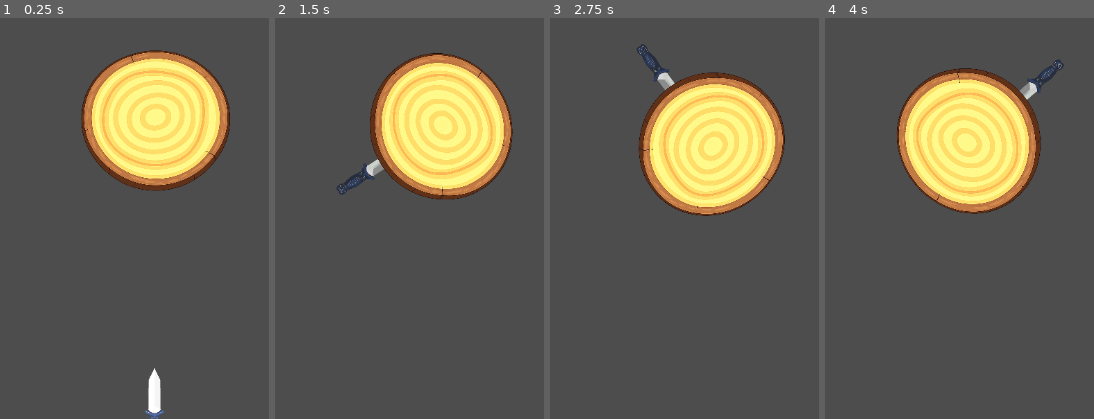
Above: before the commit, frames 1-4 (left to right).
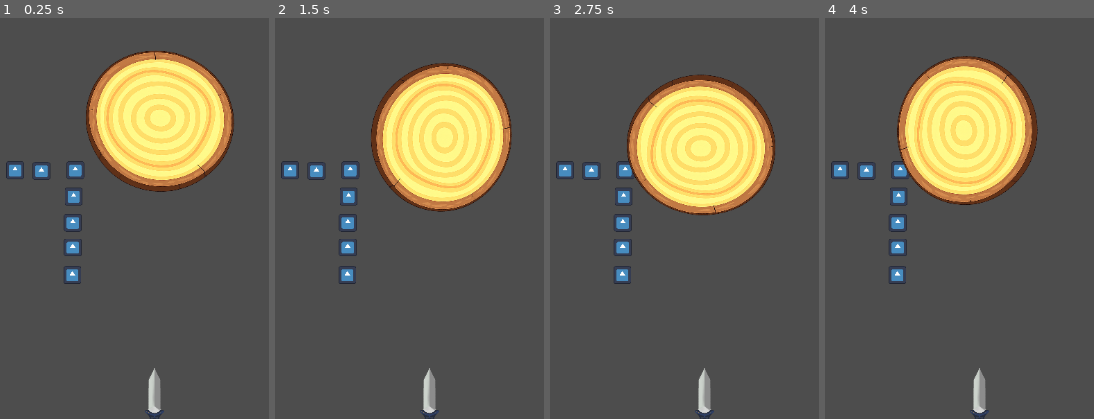
Above: after the commit, the same moments.

Repository: basic-bitch-foundation/Your_Turn
Game: Godot game, scene res://main.tscn
Two runs of this game, one before a commit and one after it. Both use one fixed random seed, a clock stepped at 60 frames per second and the inputs below. The project has no main scene, so this scene is started directly. The engine's default icon, where the game draws it, is replaced by a stand-in: a white triangle on a blue panel in a dark square.
Inputs (mouse positions are in pixels of both pictures, inside the frame that each line leads up to):
- Up to frame 1 (0.25 s): no input
- Up to frame 2 (1.5 s): tap Enter (ui_accept) at 0.5 s; move the mouse to (outside the picture) at 0.52 s; hold Right 0.53-1.28 s; hold Enter (ui_accept) 0.53-1.28 s; click (outside the picture) at 0.67 s; move the mouse to (outside the picture) at 1.27 s; hold Down from 1.28 s (still down); tap Alt at 1.35 s; click (outside the picture) at 1.42 s
- Up to frame 3 (2.75 s): tap Enter (ui_accept) at 1.52, 1.55, 1.82 s; move the mouse to (784, 94) at 2.02 s; release Down at 2.03 s; hold Right from 2.03 s (still down); hold Enter (ui_accept) from 2.03 s (still down); tap Shift at 2.1 s; click (784, 94) at 2.17 s
- Up to frame 4 (4 s): move the mouse to (940, 282) at 2.77 s; release Right at 2.78 s; release Enter (ui_accept) at 2.78 s; hold Up 2.78-3.53 s; tap Enter (ui_accept) at 2.85, 3.02, 3.32 s; click (940, 282) at 2.92 s; move the mouse to (outside the picture) at 3.52 s; hold Left from 3.53 s (still down); hold Enter (ui_accept) from 3.53 s (still down); tap Alt at 3.6 s; click (outside the picture) at 3.67 s

The runs differ from the first frame. In frame 1, 9.9% of the frame differs, in the area x 2-87%, y 7-100%; in frame 2, 13%; in frame 3, 13%, in the area x 2-88%, y 6-100%; in frame 4, 13%.
Error before the commit: Attempt to call function 'darken_next' in base 'null instance' on a null instance. (res://main.gd:32)
Error after the commit: Parse Error: Expected closing ")" after call arguments. (res://knife.gd:178)

Commit message:
Check desc
Knife strike back with real like physics fix
Fixed knife peneration length
Added respawn timer so cannot fire as soon as game starts
Also falsh for strike

Diff:
--- a/knife.gd
+++ b/knife.gd
@@ -3,70 +3,121 @@
 signal stuck
 
 signal hit_other
+signal fired
 
-var  spd =  800.0 * 6 * 2
-var going =  false
+
+var spd = 800.0 * 6 * 2* 1.6
+
+var going = false
 var log_node
+var rad = 210.0
+var ready_to_fire_ref = null
 
-var rad = 210.0
+var bouncing = false
+var vel = Vector2.ZERO
+var spin = 0.0
+
+
+var pull = 300 *3
+var damping = 0.97
+
+
+
+
 
 @onready var body = $body
 
 func _ready():
 	body.area_entered.connect(on_body_hit)
 
-
 	spawn_anim()
 
+
 func spawn_anim():
+	scale = Vector2(1, 0)
 
-	scale = Vector2(1, 0)
 	modulate = Color(2.5, 2.5, 2.5, 1)
+
+
 	var t = create_tween()
 	t.tween_property(self, "scale", Vector2(1, 1), 0.2) \
 
+		.set_trans(Tween.TRANS_EXPO).set_ease(Tween.EASE_OUT)
+
+	t.tween_property(self, "modulate", Color(1, 1, 1, 1), 0.1)
 
 
-		.set_trans(Tween.TRANS_EXPO).set_ease(Tween.EASE_OUT)
-	t.tween_property(self, "modulate", Color(1, 1, 1, 1), 0.1)
-
 func _unhandled_input(ev):
-	if going:
-		return
-
-	if ev.is_action_pressed("ui_accept"): going = true
-	if ev is InputEventMouseButton and ev.pressed: going = true
-	if ev is InputEventScreenTouch and ev.pressed: going = true
-
-func _process(delta):
-
-	if not going:
-		return
-	position.y -= spd * delta
+	if going or bouncing:
 
 
 
-	if overlaps_area(log_node):
-		var to_center = log_node.global_position - global_position
-		var ang = rad_to_deg(to_center.angle())
-		if ang < -45 and ang > -135:
-			stick()
+		return
+	if ready_to_fire_ref != null and not ready_to_fire_ref.call():
+		return
+	var tapped = false
+	if ev.is_action_pressed("ui_accept"): tapped = true
+	if ev is InputEventMouseButton and ev.pressed: tapped = true
+
+	if ev is InputEventScreenTouch and ev.pressed: tapped = true
+	if tapped:
+
+		going = true
+		fired.emit()
+
+func _process(delta):
+	if going:
+		position.y -= spd * delta
+
+
+		if overlaps_area(log_node):
+
+
+			var to_center = log_node.global_position - global_position
+			var ang = rad_to_deg(to_center.angle())
+			if ang < -45 and ang > -135:
+
+
+				stick()
+
+
+		return
+
+	if bouncing:
+		vel.y += pull * delta
+
+
+		vel *= pow(damping, delta)
+
+
+
+		spin *= pow(0.93, delta)
+
+
+
+
+
+		position += vel * delta
+
+
+		rotation += spin * delta
 
 func stick():
 	going = false
-	set_process(false)
 	set_process_unhandled_input(false)
 
 
-
-	var  global_tip = global_position
+	set_process(false)
 
 
+	var gtip = global_position
 	reparent(log_node, true)
+	var loc = log_node.to_local(gtip)
 
 
-	var  loc = log_node.to_local(global_tip)
+
 	position = loc.normalized() * rad
+
 	scale = Vector2(1, 1)
 	z_index = -1
 
@@ -77,57 +128,61 @@
 	if not going:
 		return
 
+	# apple hit — cut it!
+	if area.is_in_group("apple"):
+		area.get_parent().cut(log_node)
+
+		return
 
 
 	if area == log_node or area.get_parent() == log_node:
 		return
+
 	going = false
-	set_process(false)
 	set_process_unhandled_input(false)
 
-	var hit_knife = area.get_parent()
+	var hit = area.get_parent()
+
+	var norm = (global_position - hit.global_position).normalized()
+	var incoming = Vector2(0, -spd)
+	var reflected = incoming - 2.0 * incoming.dot(norm) * norm
+
+	var impact = clamp(abs(incoming.normalized().dot(norm)), 0.0, 1.0)
 
 
+	var bounce_str = lerp(0.08, 0.18, impact)
 
-	var side = sign(global_position.x - hit_knife.global_position.x)
+	vel = reflected * bounce_str
+	if vel.y < 0:
+		vel.y = abs(vel.y) * 0.5
 
-	clash_bounce(side)
+	var side = sign(global_position.x - hit.global_position.x)
+	if side == 0: side = 1
+	vel.x += side * lerp(60.0, 160.0, impact)
 
-func clash_bounce(side):
-	var spin = side
-	var start_rot = rotation
+	spin = -side * lerp(1.5, 4.0, impact)
+	bouncing = true
+
+	if hit.has_method("wobble"):
+
+		hit.wobble()
+
+	await get_tree().create_timer(3.0).timeout
+	if is_instance_valid(self):
+		_finish_bounce()
+
+func wobble():
+	var orig = rotation
+
+	var t = create_tween()
+	t.tween_property(self, "rotation", orig + deg_to_r
+	ad(randf_range(-8, 8)), 0.06) \
+		.set_trans(Tween.TRANS_SINE)
+	t.tween_property(self, "rotation", orig, 0.3) \
+		.set_trans(Tween.TRANS_ELASTIC).set_ease(Tween.EASE_OUT)
 
 
+func _finish_bounce():
 
-	var start_pos = position
-
-	var t = create_tween()
-	t.set_parallel(false)
-
-	# phase 1 — initial hit impact, spin hard in clash dir
-	t.tween_property(self, "rotation", start_rot + deg_to_rad(spin * 8*10), 0.1) \
-		.set_trans(Tween.TRANS_SINE).set_ease(Tween.EASE_OUT)
-	t.parallel().tween_property(self, "position", start_pos + Vector2(spin * 25, 50), 0.1) \
-		.set_trans(Tween.TRANS_SINE).set_ease(Tween.EASE_OUT)
-
-	t.tween_property(self, "rotation", start_rot + deg_to_rad(spin * 280), 0.25) \
-		.set_trans(Tween.TRANS_SINE).set_ease(Tween.EASE_IN)
-	t.parallel().tween_property(self, "position", start_pos + Vector2(spin * 6*10, 180), 0.25) \
-		.set_trans(Tween.TRANS_QUAD).set_ease(Tween.EASE_IN)
-
-
-	t.tween_property(self, "rotation", start_rot + deg_to_rad(spin * 560), 0.3) \
-		.set_trans(Tween.TRANS_QUAD).set_ease(Tween.EASE_IN)
-
-
-	t.parallel().tween_property(self, "position", start_pos + Vector2(spin * 100, 420), 0.3) \
-		.set_trans(Tween.TRANS_QUAD).set_ease(Tween.EASE_IN)
-
-
-	t.tween_property(self, "modulate", Color(1, 1, 1, 0), 0.1)
-
-
-	t.tween_callback(func():
-		hit_other.emit()
-		queue_free()
-	)
+	hit_other.emit()
+	queue_free()
--- a/knifes_ui.gd
+++ b/knifes_ui.gd
@@ -4,35 +4,65 @@
 @onready var k1 = $k1
 @onready var k2 = $k2
 
+
 @onready var k3 = $k3
+@onready var k4 = $k4
 
-@onready var k4 =    $k4
-@onready  var k5 = $k5
 
-@onready  var k6 = $k6
+@onready var k5 = $k5
+@onready var k6 = $k6
 
 @onready var k7 = $k7
 
 
-var white = preload("res://icon.svg")
-var dark  = preload("res://icon.svg")
+var img_ready = preload("res://icon.svg")
+var img_used  = preload("res://images/knife.png")
+
 
 var slots = []
 var used = 0
 
+
+
 func _ready():
+
 	slots = [k1, k2, k3, k4, k5, k6, k7]
+	reset()
 
-	for s in slots:
-		s.texture = white
+func set_img(node, img):
 
-func darken_next():
+	if node is Sprite2D:
+
+		node.texture = img
+
+	elif node is TextureRect:
+		node.texture = img
+
+
+func on_knife_fired():
 	if used >= slots.size():
 		return
-	slots[used].texture = dark
+
+
+
+	set_img(slots[used], img_used)
+
+
+
+
 	used += 1
+	if used >= slots.size():
+		await get_tree().create_timer(1.0).timeout
+
+
+
+
+		reset()
+
 
 func reset():
 	used = 0
+
+
 	for s in slots:
-		s.texture = white
+		set_img(s, img_ready)
--- a/main.gd
+++ b/main.gd
@@ -2,59 +2,95 @@
 
 @onready var log = $wheel
 @onready var spawn_pt = $spawn
+@onready var flash = $flash/rect
+@onready var ui = $knifes_ui
+
+var ready_to_fire = false
+
+var cooldown = 1.2
 
 
-@onready var flash = $flash/rect
+
+var knives_thrown = 0
+var max_knives = 7
 
 
 
 
-@onready var ui = $knives_ui
-
-var started = false
-
 func _ready():
-	log.stop()
+	log.active = true
+	spawn()
+	await get_tree().create_timer(cooldown).timeout
+	ready_to_fire = true
 
 
-	spawn()
+
 
 func setup(k):
 	k.log_node = log
 
+
+
+	k.ready_to_fire_ref = func(): return ready_to_fire
 	k.stuck.connect(func(): on_stuck())
 	k.hit_other.connect(on_clash)
 
+
+
+	k.fired.connect(func(): on_fired())
+
+func on_fired():
+	knives_thrown += 1
+	if ui:
+		ui.on_knife_fired()
+
 func on_stuck():
-	if not started:
-		started = true
-		log.start()
-	ui.darken_next()
+	if knives_thrown >= max_knives:
+
+		await get_tree().create_timer(1.2).timeout
+
+
+
+		get_tree().reload_current_scene()
+		return
 	spawn()
 
+
+
+
 func on_clash():
+
+
 	do_flash()
+	Engine.time_scale = 0.0
 
-	Engine.time_scale = 0.0
+
+
+
 	await get_tree().create_timer(0.06, true, false, true).timeout
 	Engine.time_scale = 1.0
 
 func do_flash():
 	if not flash:
 		return
-	flash.visible = true
-	flash.modulate = Color(1, 1, 1, 1)
 
 
+
+	flash.modulate = Color(1, 1, 1, 1)
+	flash.visible = true
 	var t = create_tween()
-	t.tween_property(flash, "modulate", Color(1, 1, 1, 0), 0.35)
 
+	t.tween_property(flash, "modulate", Color(1, 1, 1, 0), 0.18)
 	t.tween_callback(func(): flash.visible = false)
+
 
 func spawn():
 
 	var k = preload("res://knife.tscn").instantiate()
+
 	add_child(k)
+	k.global_position = spawn_pt.global_position
 
-	k.global_position = spawn_pt.global_position
+
+
 	setup(k)
--- a/main.tscn
+++ b/main.tscn
@@ -6,7 +6,7 @@
 [ext_resource type="Script" uid="uid://dtbn53acbg0vd" path="res://knifes_ui.gd" id="4_1bvp3"]
 
 [sub_resource type="CircleShape2D" id="CircleShape2D_1bvp3"]
-radius = 291.49503
+radius = 275.79648
 
 [node name="Node2D" type="Node2D"]
 script = ExtResource("1_h2yge")
@@ -20,7 +20,7 @@
 texture = ExtResource("2_0xm2m")
 
 [node name="CollisionShape2D" type="CollisionShape2D" parent="wheel"]
-position = Vector2(3, -89.99999)
+position = Vector2(1, -105)
 scale = Vector2(1.8564453, 1.7415365)
 shape = SubResource("CircleShape2D_1bvp3")
 
@@ -44,15 +44,22 @@
 script = ExtResource("4_1bvp3")
 
 [node name="k1" type="Sprite2D" parent="knifes_ui"]
+position = Vector2(-1005, 269)
 
 [node name="k2" type="Sprite2D" parent="knifes_ui"]
+position = Vector2(-815, 275)
 
 [node name="k3" type="Sprite2D" parent="knifes_ui"]
+position = Vector2(-571, 269)
 
 [node name="k4" type="Sprite2D" parent="knifes_ui"]
+position = Vector2(-583, 459)
 
 [node name="k5" type="Sprite2D" parent="knifes_ui"]
+position = Vector2(-589, 648)
 
 [node name="k6" type="Sprite2D" parent="knifes_ui"]
+position = Vector2(-589, 826)
 
 [node name="k7" type="Sprite2D" parent="knifes_ui"]
+position = Vector2(-592, 1025)
--- a/wheel.gd
+++ b/wheel.gd
@@ -3,10 +3,17 @@
 var rot_spd = 1.2
 var dir = 1
 var origin: Vector2
-var shake = 0.0
+
+
+
+
+var shake = 100.0
+
 var active = false
 
 @onready var spr = $Sprite2D
+
+
 
 func _ready():
 	origin = position
@@ -23,22 +30,45 @@
 
 	if shake > 0.0:
 		position = origin + Vector2(randf_range(-shake, shake), randf_range(-shake, shake))
+
+
+
 		shake = lerp(shake, 0.0, 0.25)
+
 		if shake < 0.1:
+
+
 			shake = 0.0
 			position = origin
 
 func on_hit():
-	shake = 9.0
+	shake = 9
 	do_bounce()
+
+
 	do_flash()
+
+
 
 func do_bounce():
 	var t = create_tween()
+
+
 	t.tween_property(self, "position", origin + Vector2(0, -16), 0.07).set_trans(Tween.TRANS_SINE)
+
+
+
 	t.tween_property(self, "position", origin, 0.22).set_ease(Tween.EASE_OUT).set_trans(Tween.TRANS_BOUNCE)
 
+
+
 func do_flash():
+
+
 	var t = create_tween()
+
 	t.tween_property(spr, "modulate", Color(2, 2, 2, 1), 0.04)
+
+
+
 	t.tween_property(spr, "modulate", Color(1, 1, 1, 1), 0.25)
